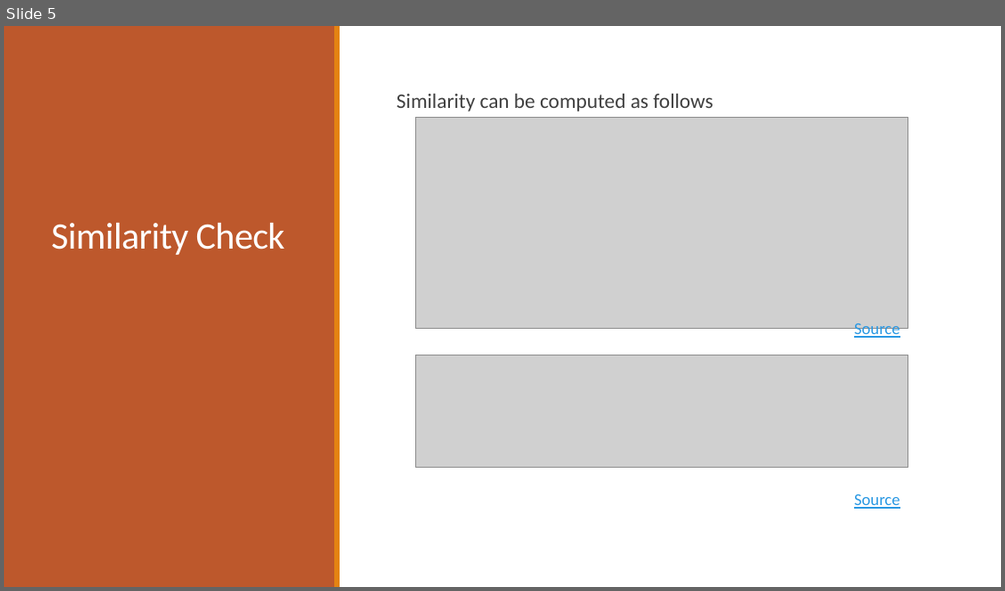
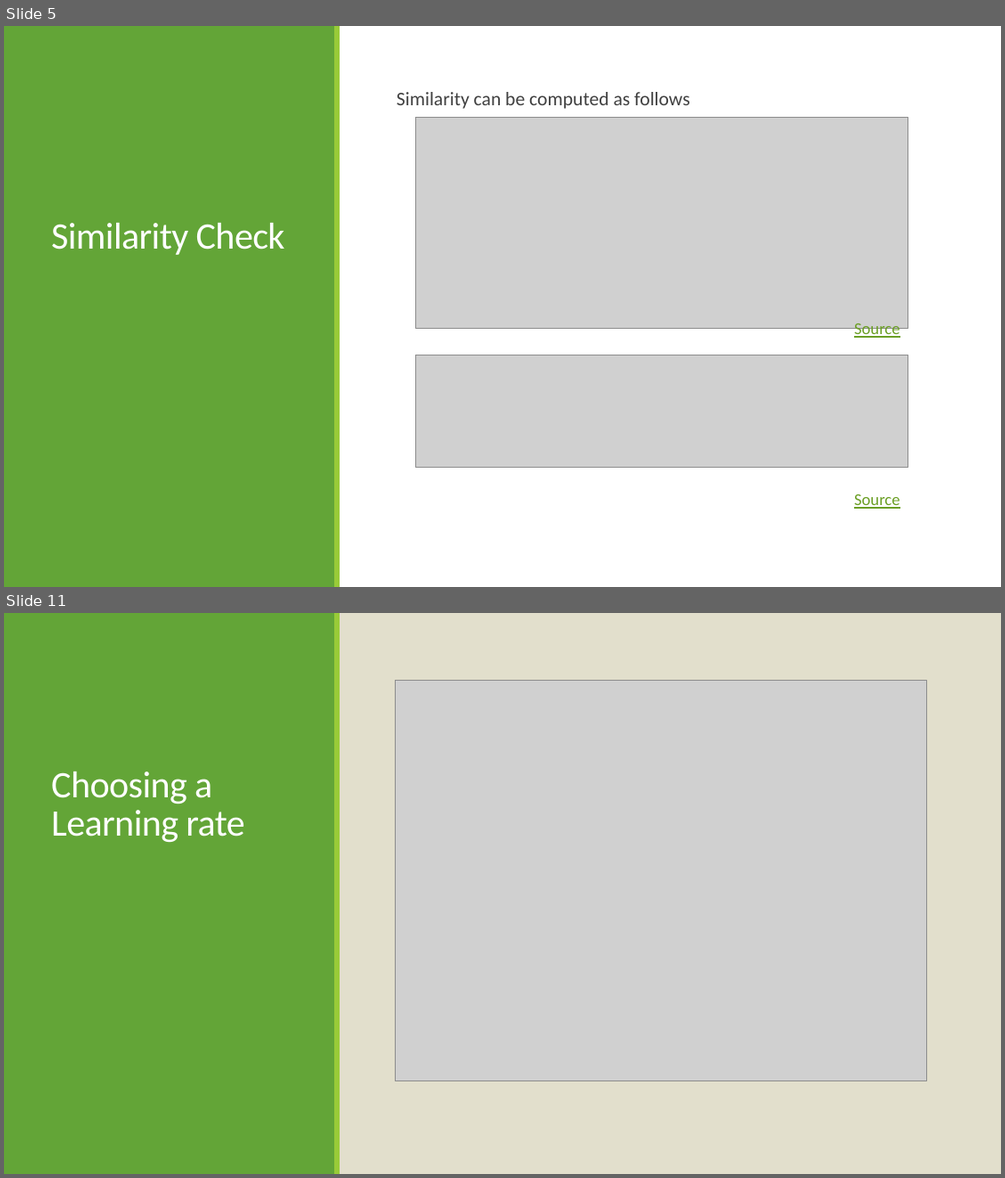
Before and after one commit to ChrisAlex2104/-Recommendation-using-Collaborative-Filtering, a slide deck: AI presentation.pptx. Shown one above the other, each under a label of ours: slide 5 before the commit, slides 5 and 11 after it; the slides between them are not shown. The pictures are 1005x591 and 1005x1178 pixels, drawn with LibreOffice and Linux fonts; fonts in the diff are those of the drawing; grey boxes stand for pictures. Boxes give left, top, right and bottom in pixels: in the first picture for what was removed or moved away, otherwise in the second. Text is boxed around its words. In the diff, an @@ line names an element or a change of style, - is before the commit and + after.

```diff
--- a/AI presentation.pptx
+++ b/AI presentation.pptx
@@ slide 11 added at (4,613,1001,1174), background #E2DFCC; not listed: 2 template elements that a slide beside it also shows @@
@@ picture added at (396,681,927,1081) @@
@@ title added at (51,771,244,842), 27 pt, text #FFFFFF @@
+Choosing a Learning rate
@@ slide 5 changed as well @@
@@ rectangle at (4,26,335,586): fill #BD582C to #63A537 @@
@@ rectangle at (334,26,339,586): fill #E48312 to #99CB38 @@
@@ text "Similarity can be computed as ..." at (396,92,690,109): size 15 to 13.9 pt; line spacing 0.9 to 0.8 @@
@@ text "Source" at (854,323,900,339): text colour #2998E3 to #6B9F25 @@
@@ text "Source" at (854,494,900,508): text colour #2998E3 to #6B9F25 @@
```
Also in this commit, not shown: 4 other slides changed, 12 other slides added, 1 other file.
